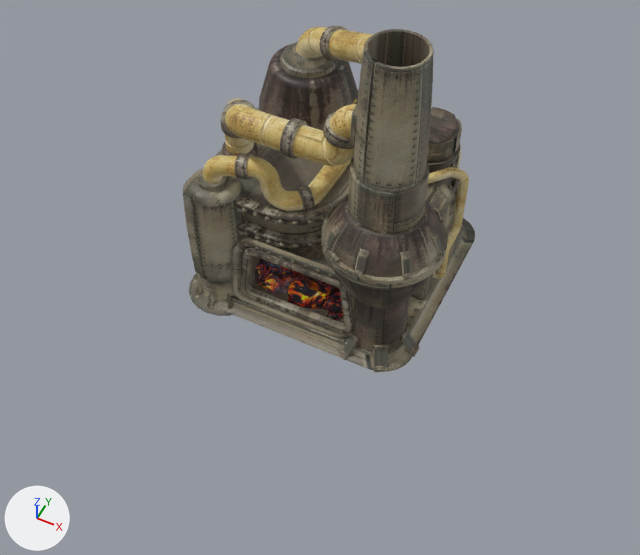
The FBX model Content/MyStuff/ENTITIES/STRUCTURES/steel-furnace/static.fbx, before and after one commit.
Both versions are drawn from a camera (50 mm lens) standing at (4.41, -9.63, 11.34) and looking at (0.35, -1.5, 1.19). Arrows for +X, +Y and +Z are at lower left; the lights stay in place. Where no turn or scale is listed for an object, it has been applied to the vertices.

The first picture shows 'Cylinder_1_4', 'Cylinder_1_5', 'Cylinder_2_Cube', 'Cylinder_3_4', 'Cylinder_8', 'Cylinder_Cube', 'Extrude', 'Loft', 'Sweep_1_Cloner', 'Sweep_4', 'Sweep_6', 'Sweep_Cloner'.
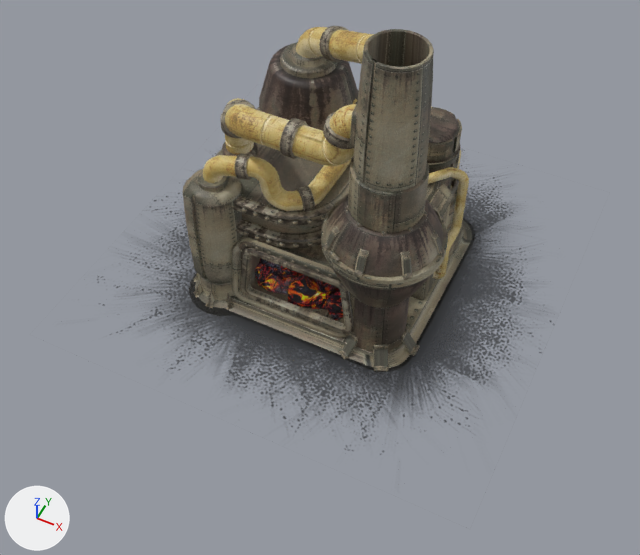
What differs and where, as boxes [x1, y1, x2, y2] in the pictures (640 x 555 px):
'scorch', added: after [98, 150, 554, 452]

The change, as a list of edits to the scene's bpy script:
```text
Add img_steel_furnace_mat0_alpha1_jpg:
    img_steel_furnace_mat0_alpha1_jpg = load_image('steel-furnace_mat0_alpha1.jpg', 'steel-furnace_mat0_alpha1.jpg', 1024, 1024, 'Non-Color')
Add mat_mat0:
    mat_mat0 = bpy.data.materials.new('mat0')
    # colours: black #000000
    # uses the picture img_steel_furnace_mat0_alpha1_jpg
Add me_mesh_1:
    me_mesh_1.from_pydata(...)  # 4 vertices, 1 face; spans x -3.77..3.77, y -3.77..3.77, z 0.0
    me_mesh_1.materials.append(mat_mat0)
Add ob_scorch:
    ob_scorch = bpy.data.objects.new('scorch', me_mesh_1)
    ob_scorch.location = (0.0, 0.0, 0.01)
```
